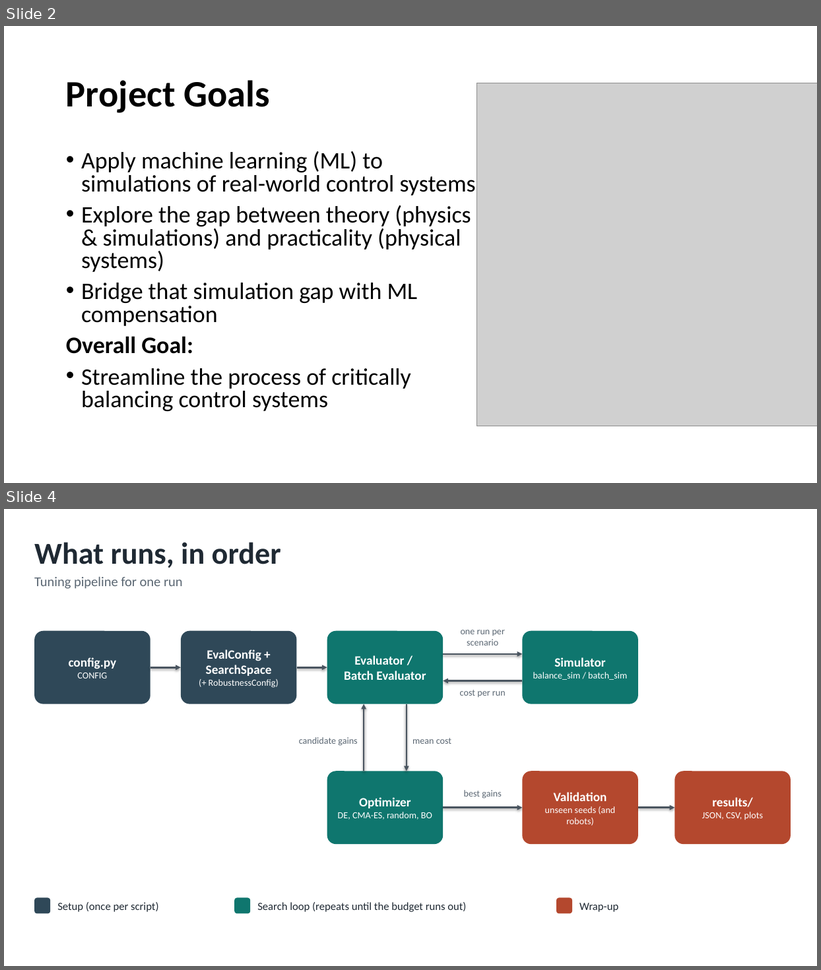
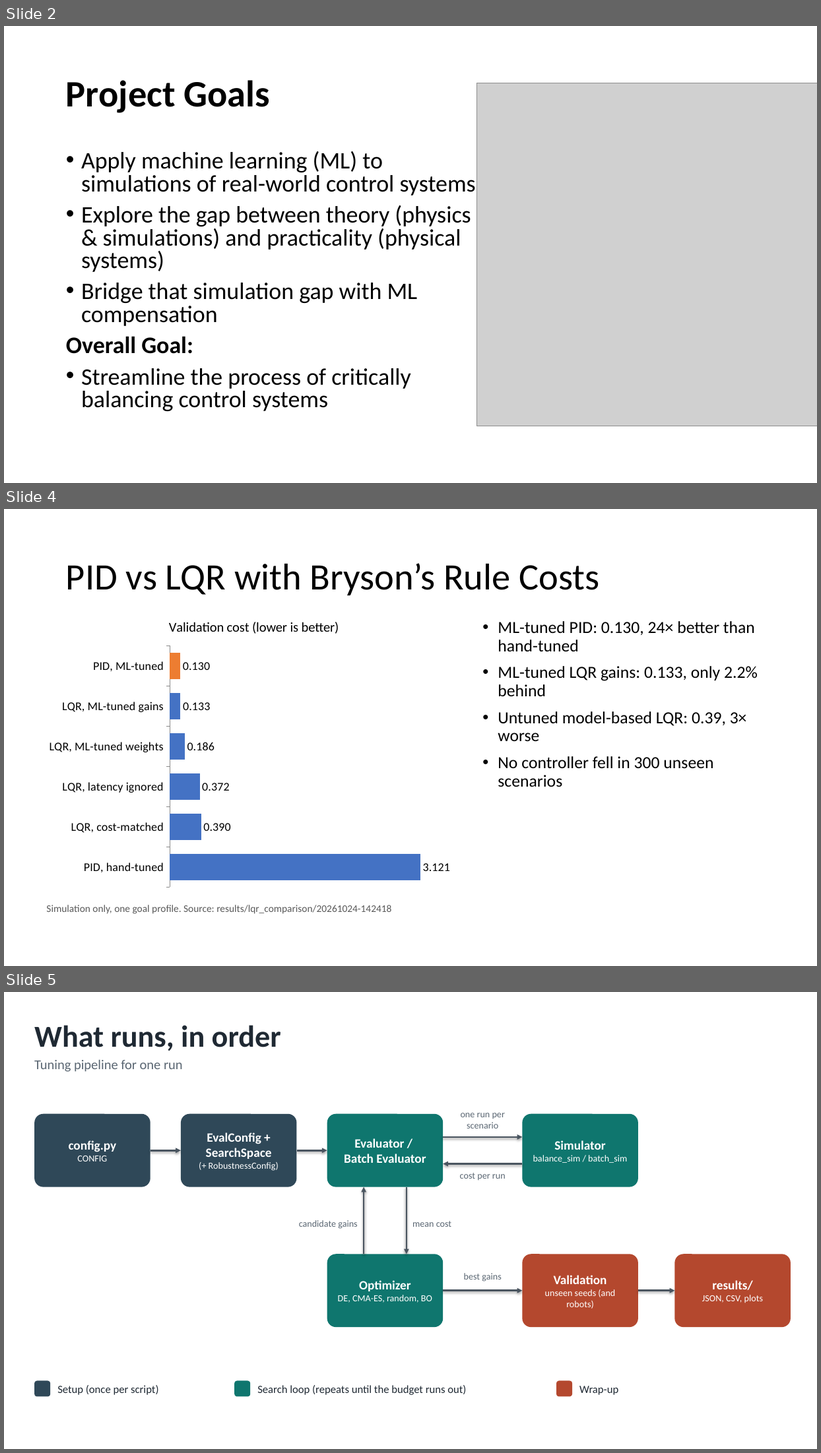
Before and after one commit to evandm4/engr-10301h-balancing-robot, a slide deck: docs/Evan Moore Progress Update.pptx. Shown one above the other, each under a label of ours: slides 2 and 4 before the commit, slides 2, 4 and 5 after it; the slides between them are not shown. The pictures are 821x970 and 821x1453 pixels, drawn with LibreOffice and Linux fonts; fonts in the diff are those of the drawing; grey boxes stand for pictures. Boxes give left, top, right and bottom in pixels: in the first picture for what was removed or moved away, otherwise in the second. Text is boxed around its words. In the diff, an @@ line names an element or a change of style, - is before the commit and + after.

```diff
--- a/docs/Evan Moore Progress Update.pptx
+++ b/docs/Evan Moore Progress Update.pptx
@@ slide 4 added at (x1=4, y1=509, x2=817, y2=966), background #FFFFFF @@
@@ title added at (x1=66, y1=563, x2=599, y2=595), 44 pt, text #000000 @@
+PID vs LQR with Bryson’s Rule Costs
@@ bar chart added at (x1=40, y1=607, x2=467, y2=893) @@
+title "Validation cost (lower is better)"
+categories: PID, hand-tuned, LQR, cost-matched, LQR, latency ignored, LQR, ML-tuned weights, LQR, ML-tuned gains, PID, ML-tuned
+Series 1: 3.121, 0.39, 0.372, 0.186, 0.133, 0.13
@@ text added at (x1=498, y1=621, x2=758, y2=787), 20 pt, text #000000 @@
+• ML-tuned PID: 0.130, 24× better than hand-tuned
+• ML-tuned LQR gains: 0.133, only 2.2% behind
+• Untuned model-based LQR: 0.39, 3× worse
+• No controller fell in 300 unseen scenarios
@@ text added at (x1=46, y1=905, x2=391, y2=914), 12 pt, text #595959 @@
+Simulation only, one goal profile. Source: results/lqr_comparison/20261024-142418
@@ what was slide 4 is now slide 5 @@
```
Also in this commit, not shown: 5 slides changed, 2 other slides added, 2 slides removed, 2 other files.
